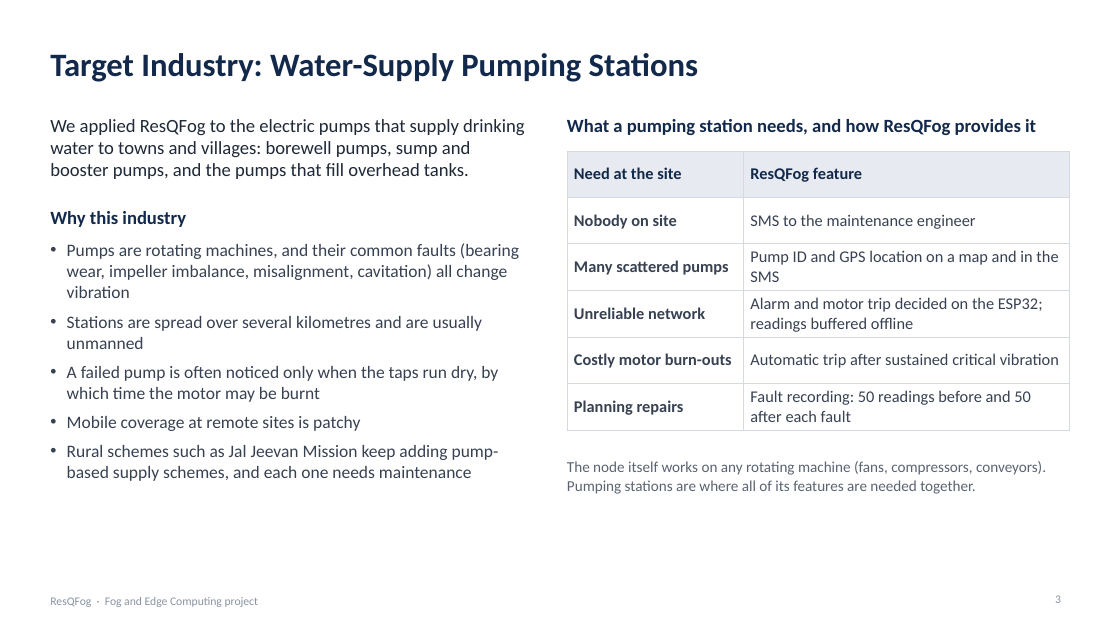
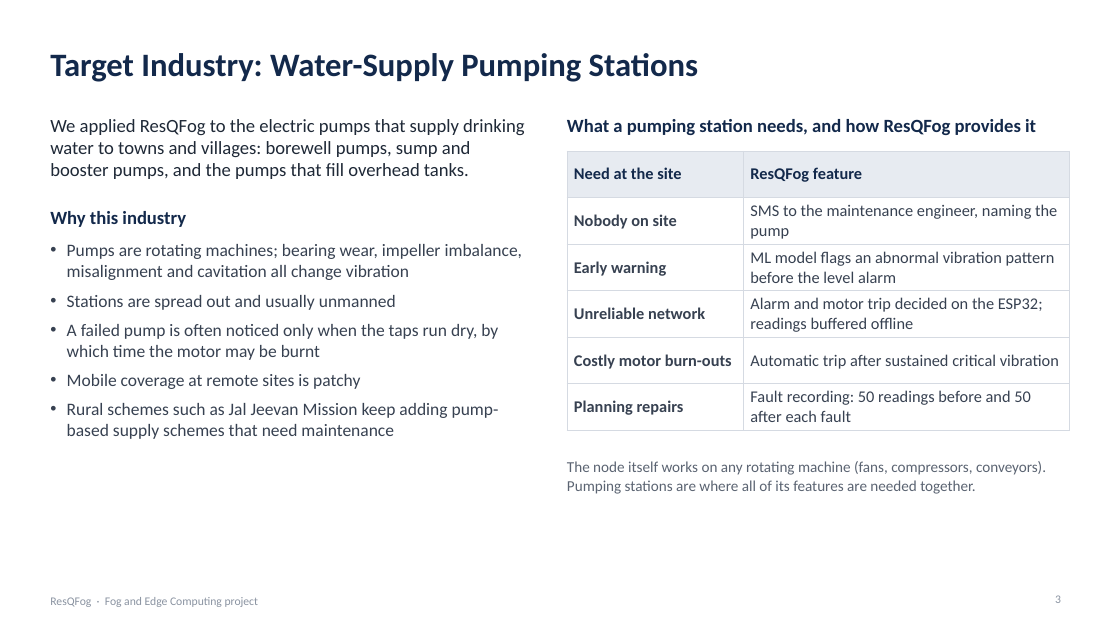
Before and after one commit to Arush-O7/ResQFog, a slide deck: slide 3 of docs/ResQFog_Final_Presentation.pptx. Drawn at 1120x630 pixels with LibreOffice and Linux fonts; fonts in the diff are those of the drawing. Boxes give left, top, right and bottom in pixels: in the first picture for what was removed or moved away, otherwise in the second. Text is boxed around its words. In the diff, an @@ line names an element or a change of style, - is before the commit and + after.

```diff
--- a/docs/ResQFog_Final_Presentation.pptx
+++ b/docs/ResQFog_Final_Presentation.pptx
@@ table at (x1=567, y1=151, x2=1070, y2=426) @@
-row 2, column 2: SMS to the maintenance engineer
+row 2, column 2: SMS to the maintenance engineer, naming the pump
-row 3, column 1: Many scattered pumps
+row 3, column 1: Early warning
-row 3, column 2: Pump ID and GPS location on a map and in the SMS
+row 3, column 2: ML model flags an abnormal vibration pattern before the level alarm
@@ text at (x1=67, y1=244, x2=523, y2=310): text changed @@
-• Pumps are rotating machines, and their common faults (bearing wear, impeller imbalance, misalignment, cavitation) all change vibration
-• Stations are spread over several kilometres and are usually unmanned
+• Pumps are rotating machines; bearing wear, impeller imbalance, misalignment and cavitation all change vibration
+• Stations are spread out and usually unmanned
@@ text at (x1=67, y1=403, x2=499, y2=439): text changed @@
-• Rural schemes such as Jal Jeevan Mission keep adding pump-based supply schemes, and each one needs maintenance
+• Rural schemes such as Jal Jeevan Mission keep adding pump-based supply schemes that need maintenance
```
Also in this commit, not shown: 14 other slides changed, 6 slides added, 9 slides removed, 7 other files.
